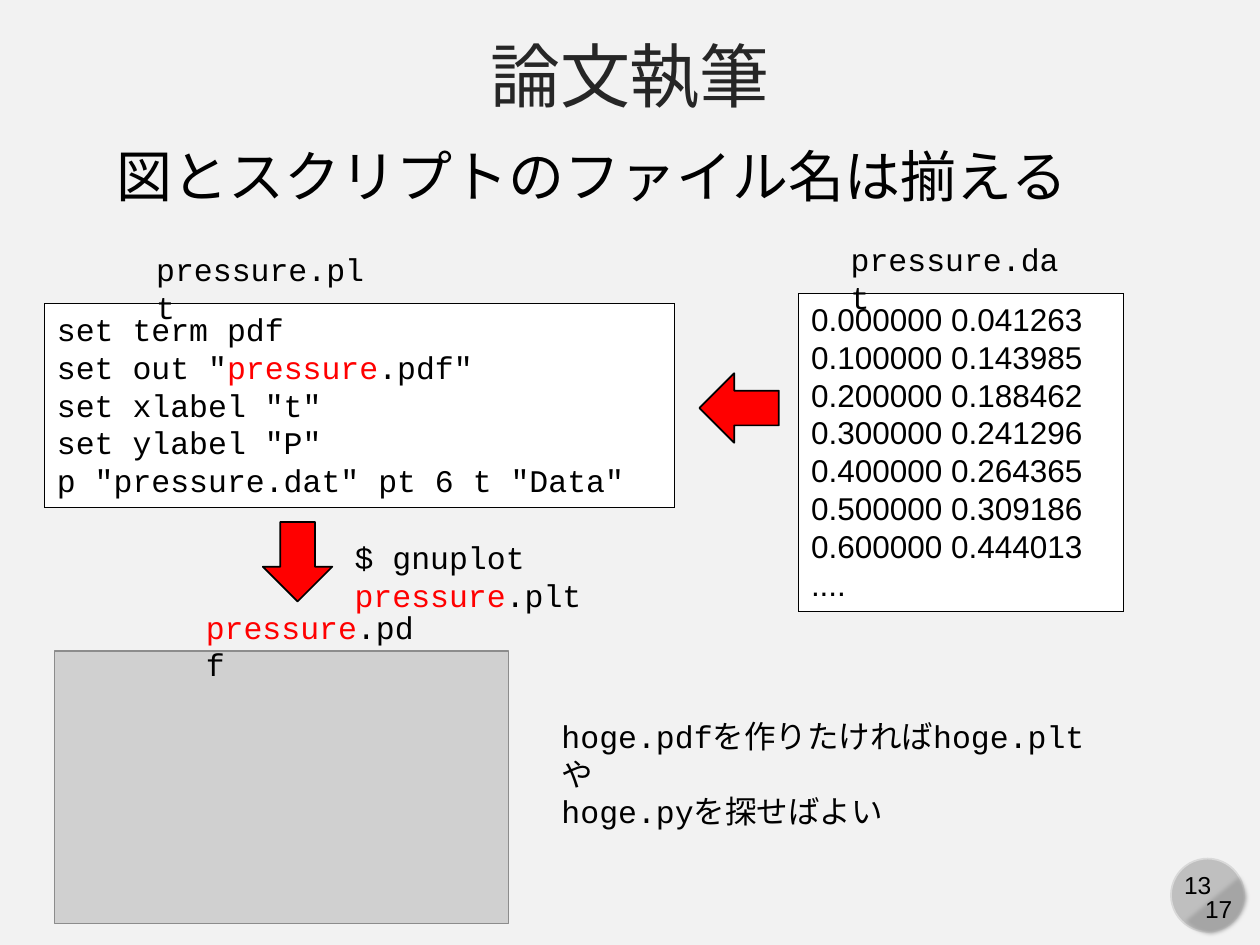
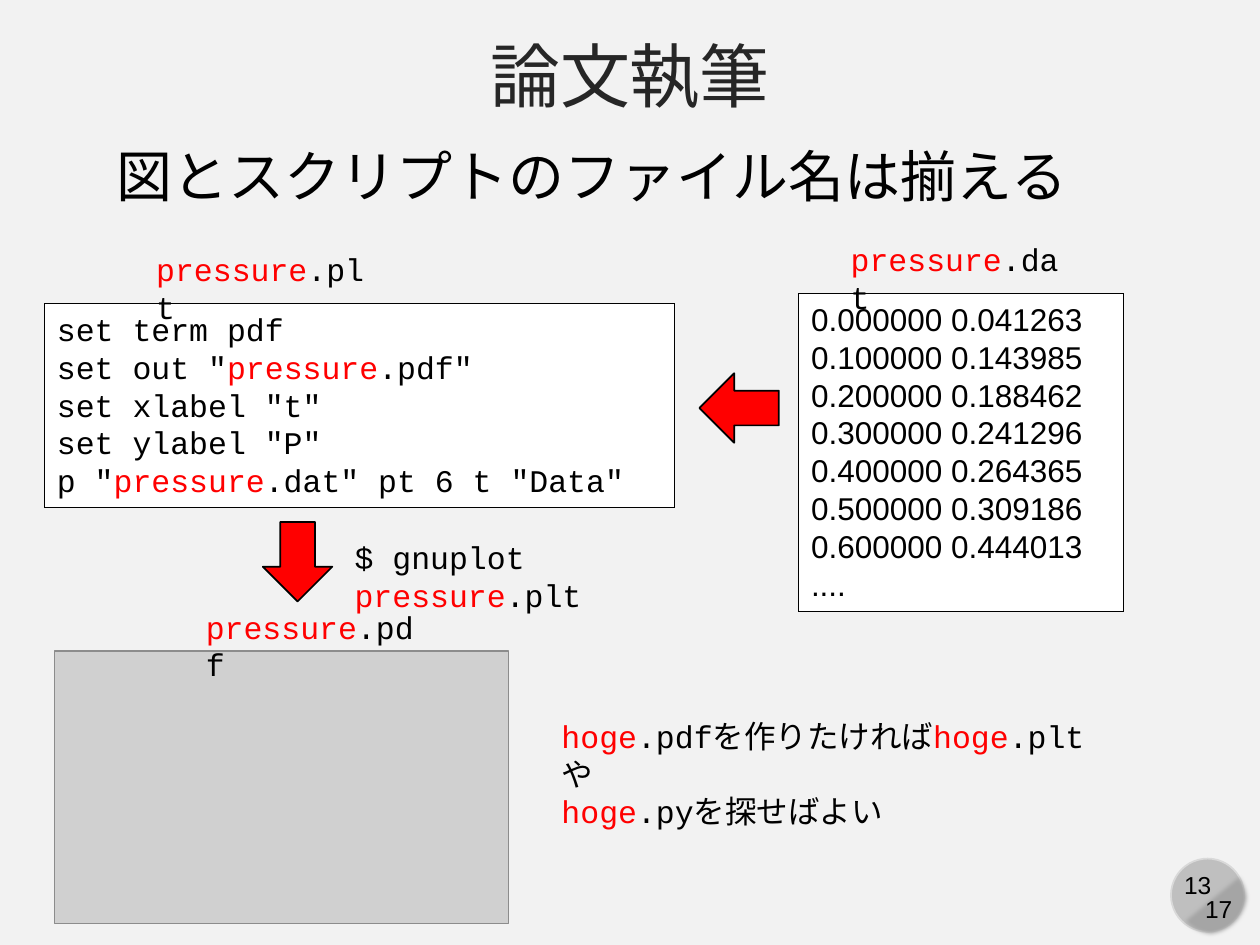
Before and after one commit to cpss2026-git/cpss2026-git.github.io, a slide deck: slide 13 of 01-lecture-git-basic/slides/01-c-compphys.pptx. Drawn at 1260x945 pixels with LibreOffice and Linux fonts; fonts in the diff are those of the drawing; grey boxes stand for pictures. Boxes give left, top, right and bottom in pixels: in the first picture for what was removed or moved away, otherwise in the second. Text is boxed around its words. In the diff, an @@ line names an element or a change of style, - is before the commit and + after.

```diff
--- a/01-lecture-git-basic/slides/01-c-compphys.pptx
+++ b/01-lecture-git-basic/slides/01-c-compphys.pptx
@@ text "pressure.dat" at box(851, 249, 1059, 278): text colour #000000 to #FF0000 in "pressure.dat" @@
@@ text "pressure.plt" at box(355, 584, 582, 614): text colour #000000 to #FF0000 in "pressure.plt" @@
@@ text in rectangle at box(57, 469, 624, 499): text colour #000000 to #FF0000 in ""pressure.dat"" @@
@@ text "hoge.pdfを作りたければhoge.pltや" at box(561, 725, 1084, 830): text colour #000000 to #FF0000 in "hoge.pdfを作りたければhoge.pltや", "hoge.pyを探せばよい" @@
```
Also in this commit, not shown: 5 other slides changed, 1 other file.
